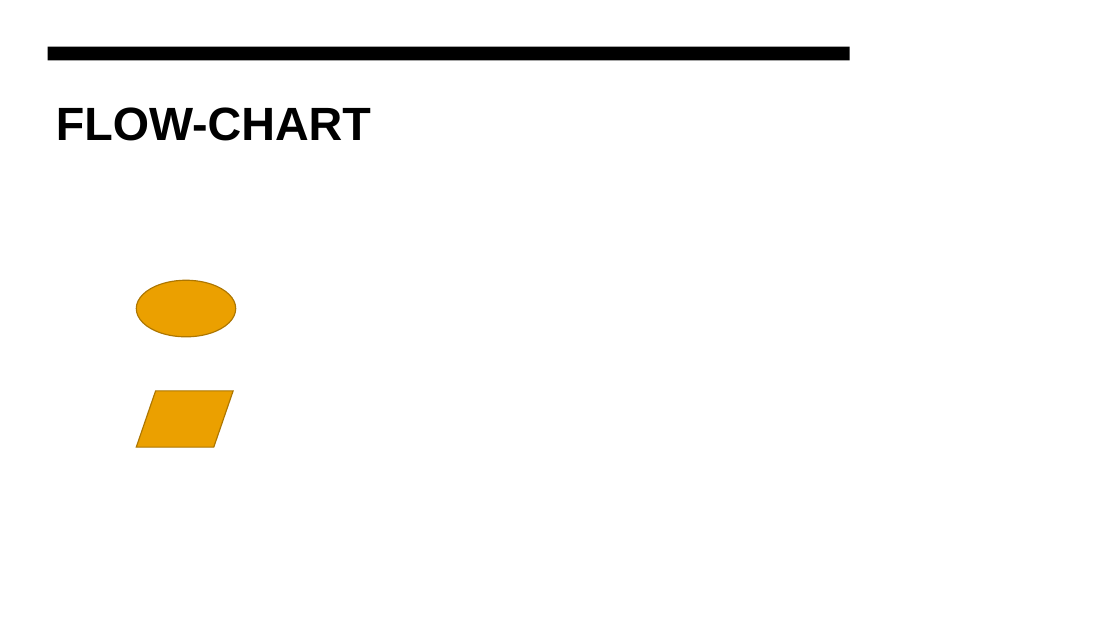
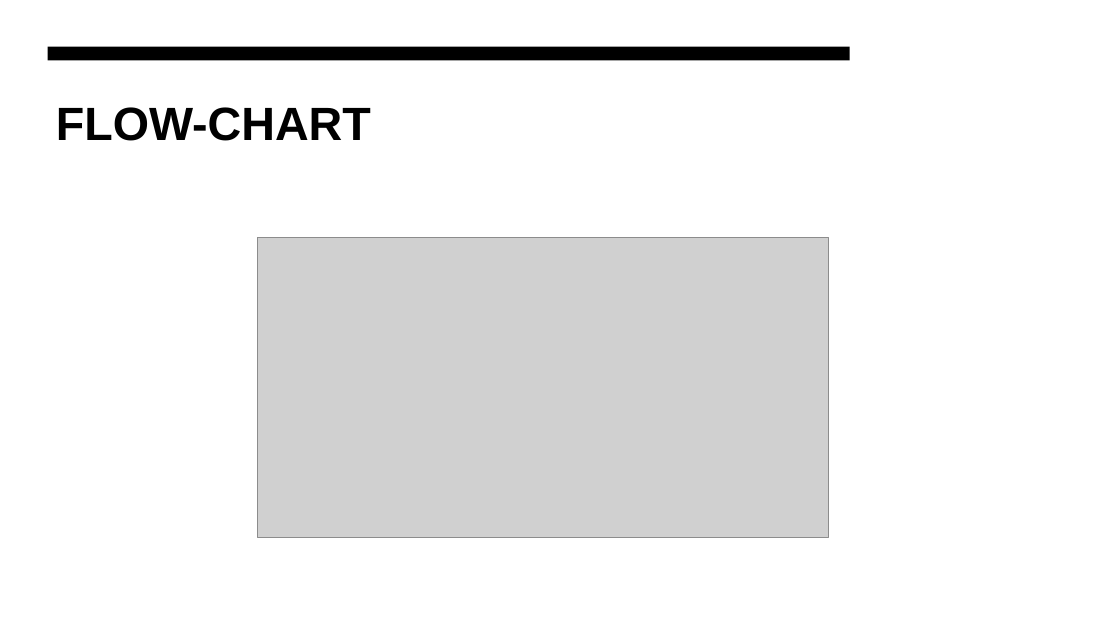
Before and after one commit to faizmohammedkhan7/neocortexapi, a slide deck: slide 9 of source/MySEProject/Documentation/ML-22-23-15 Approve Prediction of Multisequence Learning .pptx. Drawn at 1120x630 pixels with LibreOffice and Linux fonts; fonts in the diff are those of the drawing; grey boxes stand for pictures. Boxes give left, top, right and bottom in pixels: in the first picture for what was removed or moved away, otherwise in the second. Text is boxed around its words. In the diff, an @@ line names an element or a change of style, - is before the commit and + after.

Commit message:
Added Slides to PPT

```diff
--- a/source/MySEProject/Documentation/ML-22-23-15 Approve Prediction of Multisequence Learning .pptx
+++ b/source/MySEProject/Documentation/ML-22-23-15 Approve Prediction of Multisequence Learning .pptx
@@ picture added at (x1=258, y1=237, x2=828, y2=537) @@
@@ ellipse removed at (x1=136, y1=281, x2=235, y2=337) @@
@@ flow chart input output removed at (x1=136, y1=391, x2=233, y2=447) @@
```
